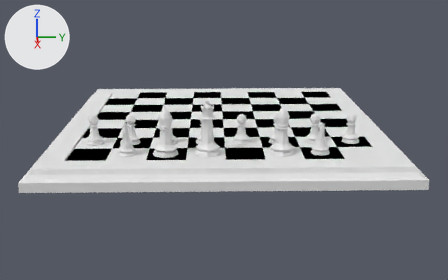
The Blender file BlenderProjects/LowPolyChessScene/LowPolyChessScene.blend, before and after one commit.
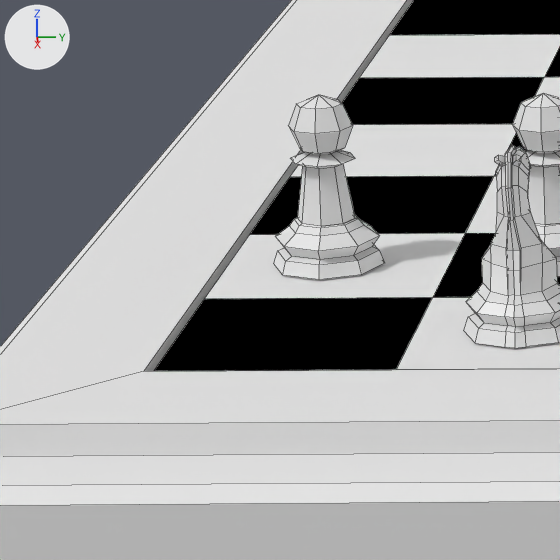
The first picture shows the older version from a 50 mm camera at (112.9, -1.9, 29.6) aimed at (1.9, 0.4, -3.5). The close-ups show both versions on the part from 9% to 30% of the width and 35% to 69% of the height of that picture; other places that the commit changed are outside them. Every picture has the same lights, and +X, +Y and +Z are marked at upper left. The close-ups show mesh edges as thin lines.

The scene before the commit, as lines of its bpy script (objects in view):
```python
ob_chess_board_surround = bpy.data.objects.new('Chess Board Surround', me_plane)
ob_chess_board_surround.parent = ob_chess_board
ob_chess_board_surround.location = (0.0, 0.0, 0.0)
ob_chessboard = bpy.data.objects.new('ChessBoard', me_cube_001)
ob_chessboard.parent = ob_chess_board
ob_chessboard.location = (-0.0302, 0.244, 0.0)
ob_lowpolychessknight_001 = bpy.data.objects.new('LowPolyChessKnight.001', me_cylinder_001)
ob_lowpolychessknight_001.parent = ob_chess_knights
ob_lowpolychessknight_001.location = (21.0, -15.0, 1.0)
ob_lowpolychessknight_001.rotation_euler = (0.0, 0.0, -1.571)  # degrees (0, 0, -90)
# also in view: 'White Pawn.000' at (15.0, -21.0, 2.4); 'White Pawn.001' at (15.0, -15.0, 2.4)
```
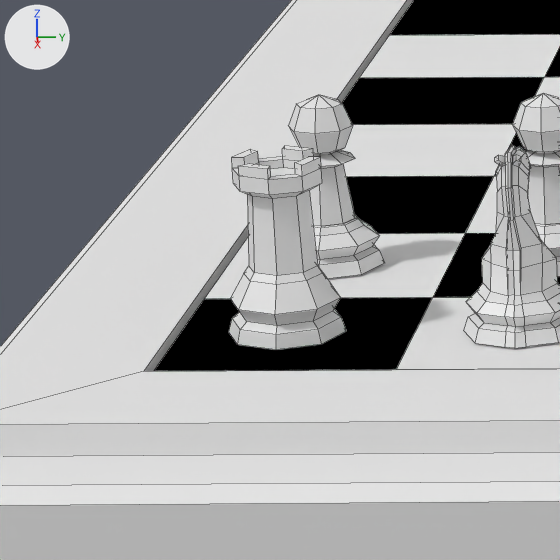
Pixel boxes (x1, y1, x2, y2) of what changed, in the close-ups (560 x 560 px):
'LowPolyRook.001', added
    after: (229, 146, 346, 350)

The change, as a diff of the scene's bpy script:
```diff
--- a/BlenderProjects/LowPolyChessScene/LowPolyChessScene.blend.py
+++ b/BlenderProjects/LowPolyChessScene/LowPolyChessScene.blend.py
@@ me_cylinder_003 @@
+me_cylinder_003.from_pydata(...)  # 104 vertices, 98 faces; spans x -1.5..1.5, y -1.5..1.5, z -0.95..3.68
@@ ob_lowpolyrook_001 @@
+ob_lowpolyrook_001 = bpy.data.objects.new('LowPolyRook.001', me_cylinder_003)
+ob_lowpolyrook_001.location = (21.0, -21.0, 1.0)
```
